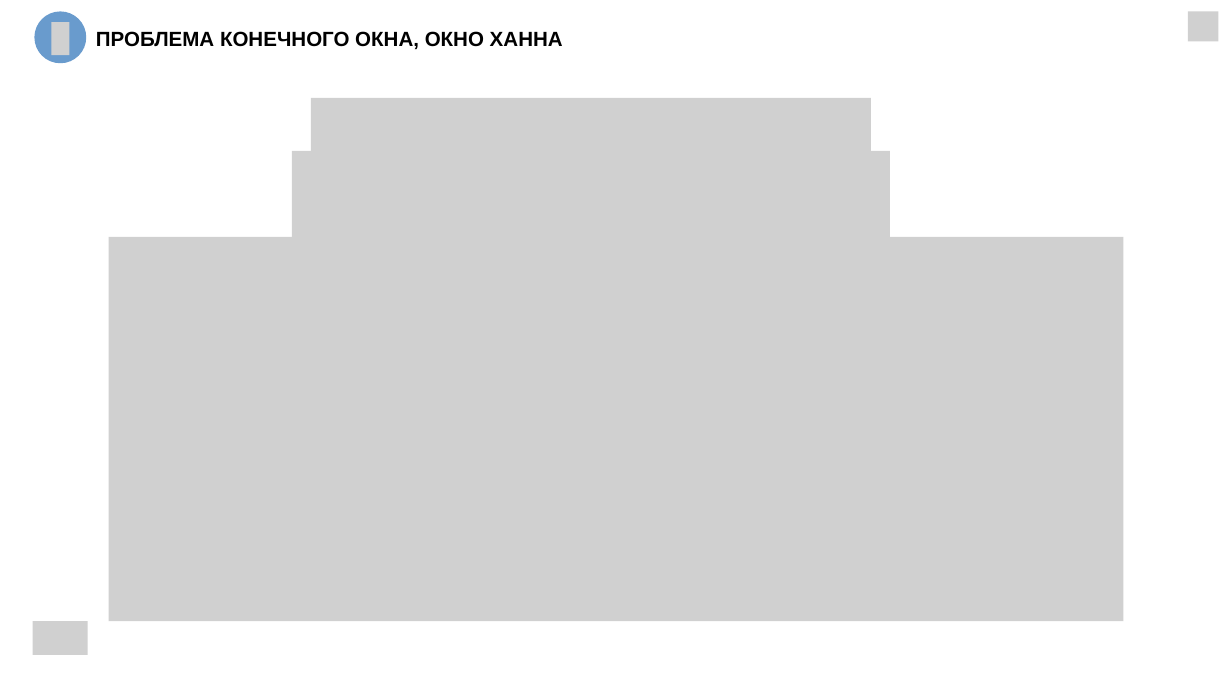
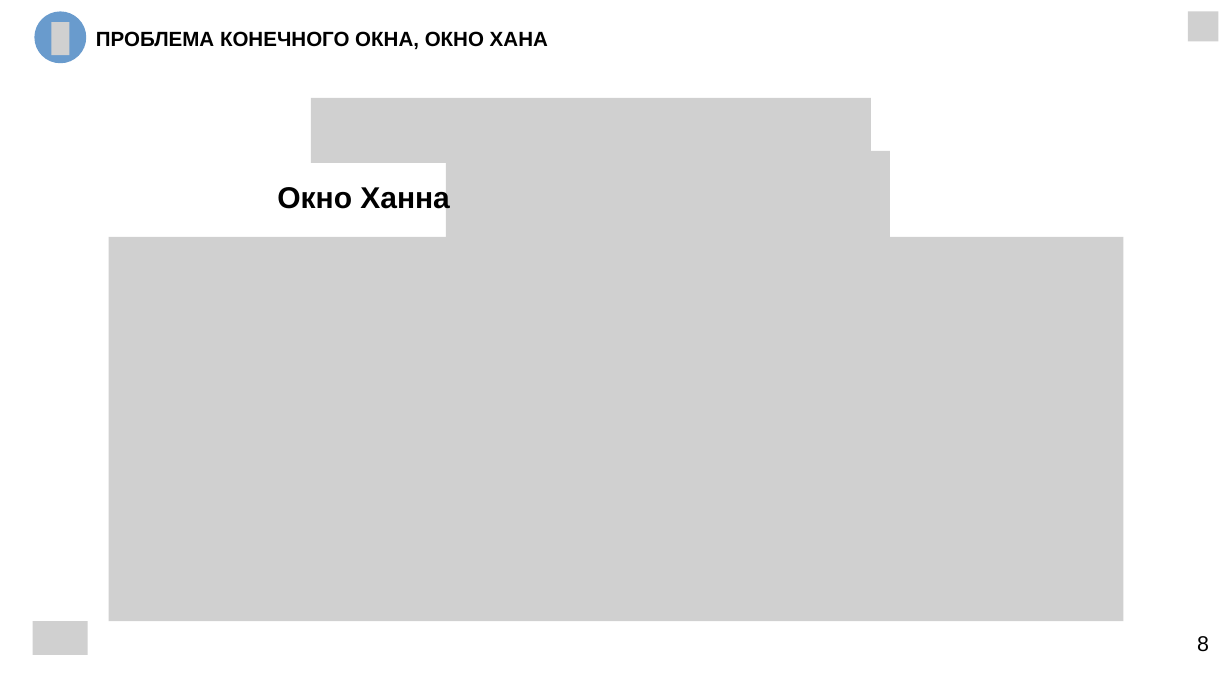
Before and after one commit to ByterGame/Coursework2026, a slide deck: slide 8 of Pyrkov.pptx. Drawn at 1232x693 pixels with LibreOffice and Linux fonts; fonts in the diff are those of the drawing; grey boxes stand for pictures. Boxes give left, top, right and bottom in pixels: in the first picture for what was removed or moved away, otherwise in the second. Text is boxed around its words. In the diff, an @@ line names an element or a change of style, - is before the commit and + after.

```diff
--- a/Pyrkov.pptx
+++ b/Pyrkov.pptx
@@ text at [96,31,548,50]: text changed @@
-ПРОБЛЕМА КОНЕЧНОГО ОКНА, ОКНО ХАННА
+ПРОБЛЕМА КОНЕЧНОГО ОКНА, ОКНО ХАНА
@@ picture: place and size @@
-picture at [292,151,890,237]
+picture at [446,151,890,237]
@@ text added at [277,184,450,214], 35.1 pt, text #000000, bold @@
+Окно Ханна
@@ text added at [1197,636,1209,652], 25 pt, text #000000 @@
+8
```
Also in this commit, not shown: 12 other slides changed.
